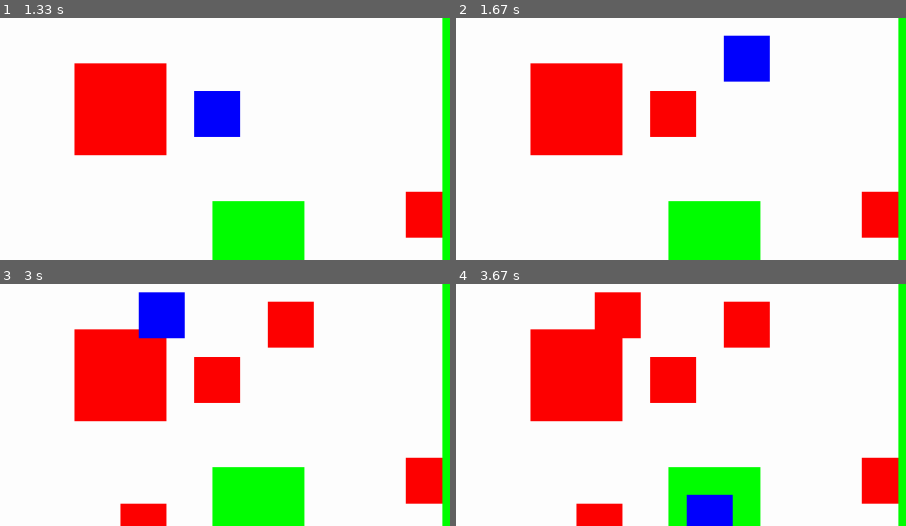
Above: before the commit, frames 1-4 (two rows, left to right).
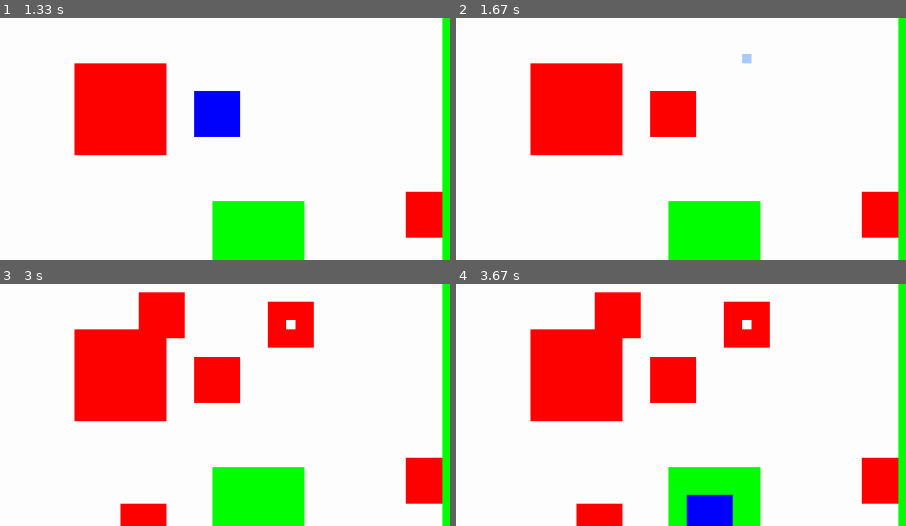
Above: after the commit, the same moments.

Repository: SimonXVB/Pixit
Game: pygame game, started from main.py
Two runs of this game, one before a commit and one after it. Both use one fixed random seed, a clock stepped at 60 frames per second and the inputs below.
Inputs (mouse positions are % of the whole screen's width and height, from its top left):
- Up to frame 1 (1.33 s): click (50, 50) at 0.38 s; tap Y at 0.67 s; click (26, 30) at 1.05 s
- Up to frame 2 (1.67 s): right-click (34, 17) at 1.38 s
- Up to frame 3 (3 s): press the mouse at (34, 17) at 1.7 s; move the mouse to (57, 32) at 1.8 s; release the mouse at (81, 48) at 1.93 s; click (17, 60) at 2.05 s; click (20, 17) at 2.38 s; tap Backspace at 2.67 s
- Up to frame 4 (3.67 s): click (20, 87) at 3.05 s; click (30, 58) at 3.38 s
The pictures show only the part of the screen within x 2-52%, y 10-60%; the shares and areas given below are measured in that part.

Frame 1 is identical in both runs. In frame 2, 2.0% of the frame differs, in the area x 59-70%, y 7-27%; in frame 3, 2.1%, in the area x 30-66%, y 3-23%; in frame 4, less than 0.1%.

Commit message:
fully implemented undo/redo

Diff:
--- a/Classes/draw.py
+++ b/Classes/draw.py
@@ -58,7 +58,7 @@
         coords = self.get_pixel_coords(event)
 
         if coords:
-            self.canvas.undo_redo.compare_coords(coords["start_x"], coords["start_y"], coords["end_x"], coords["end_y"])
+            self.canvas.undo_redo.set_snapshot_rect(coords["start_x"], coords["start_y"], coords["end_x"], coords["end_y"])
 
             pygame.draw.rect(self.canvas.canvas_surface, "red", (coords["start_x"], coords["start_y"], coords["width"], coords["height"]))
             self.canvas.render_canvas()
@@ -67,5 +67,7 @@
         coords = self.get_pixel_coords(event)
 
         if coords:
+            self.canvas.undo_redo.set_snapshot_rect(coords["start_x"], coords["start_y"], coords["end_x"], coords["end_y"])
+
             pygame.draw.rect(self.canvas.canvas_surface, "white", (coords["start_x"], coords["start_y"], coords["width"], coords["height"]))
             self.canvas.render_canvas()
--- a/Classes/pasteBox.py
+++ b/Classes/pasteBox.py
@@ -142,6 +142,12 @@
 
     def commit_paste(self):
         self.canvas.canvas_surface.blit(self.scaled_copied_area, (self.grid_x, self.grid_y))
+
+        self.canvas.undo_redo.create_snapshot({"left": self.grid_x,
+                                               "top": self.grid_y,
+                                               "right": self.grid_x + self.scaled_copied_area.get_width(),
+                                               "bottom": self.grid_y + self.scaled_copied_area.get_height()})
+
         self.clear_paste_box()
 
     def clear_paste_box(self):
--- a/Classes/select.py
+++ b/Classes/select.py
@@ -10,16 +10,16 @@
     def __init__(self, canvas: "canvas.Canvas") -> None:
         self.canvas = canvas
 
-        self.start_x = 0
-        self.start_y = 0
-
-    def begin_select(self):
-        self.clear_select()
-
-        self.start_x = pygame.mouse.get_pos()[0]
-        self.start_y = pygame.mouse.get_pos()[1]
+        self.start_x = None
+        self.start_y = None
 
     def select(self):
+        if not self.start_x or not self.start_y:
+            self.clear_select()
+
+            self.start_x = pygame.mouse.get_pos()[0]
+            self.start_y = pygame.mouse.get_pos()[1]
+
         left = floor((self.start_x - self.canvas.offset_x) / self.canvas.scale)
         top = floor((self.start_y - self.canvas.offset_y) / self.canvas.scale)
         right = ceil((pygame.mouse.get_pos()[0] - self.canvas.offset_x) / self.canvas.scale)
@@ -57,7 +57,10 @@
         self.canvas.render_canvas()
 
     def clear_select(self):
+        self.start_x = None
+        self.start_y = None
         self.canvas.select_coords = {}
+
         self.canvas.temp_surface.fill((0, 0, 0, 0))
         self.canvas.render_canvas()
 
@@ -77,4 +80,10 @@
         delete_area.fill("white")
 
         self.canvas.canvas_surface.blit(delete_area, (self.canvas.select_coords["left"], self.canvas.select_coords["top"]))
+
+        self.canvas.undo_redo.create_snapshot({"left": self.canvas.select_coords["left"],
+                                               "top": self.canvas.select_coords["top"],
+                                               "right": self.canvas.select_coords["right"],
+                                               "bottom": self.canvas.select_coords["bottom"]})
+
         self.clear_select()
--- a/Classes/undoRedo.py
+++ b/Classes/undoRedo.py
@@ -20,9 +20,10 @@
 
         self.current_snapshot_coords = {}
 
-        self.undo_list: list = []
+        self.snapshots: list = []
+        self.redo_snapshots: list = []
 
-    def compare_coords(self, left, top, right, bottom):
+    def set_snapshot_rect(self, left, top, right, bottom):
         if not self.current_snapshot_coords:
             self.current_snapshot_coords = {"left": left,
                                             "top": top,
@@ -39,37 +40,39 @@
                                         "right": new_right,
                                         "bottom": new_bottom}
 
-    def end_snapshot(self):
-        if not self.current_snapshot_coords: return
+    def create_snapshot(self, custom_coords = None):
+        coords = self.current_snapshot_coords if not custom_coords else custom_coords
+        if not coords: return
 
-        snap = self.current_snapshot_coords
+        snapshot = pygame.Surface((coords["right"] - coords["left"], coords["bottom"] - coords["top"]))
+        snapshot.blit(self.canvas.canvas_surface, (0, 0), (coords["left"], coords["top"], coords["right"], coords["bottom"]))
 
-        width = snap["right"] - snap["left"]
-        height = snap["bottom"] - snap["top"]
-
-        snapshot = pygame.Surface((width, height))
-        snapshot.blit(self.canvas.canvas_surface, (0, 0), (snap["left"], snap["top"], snap["right"], snap["bottom"]))
-
-        self.undo_list.append({
-            "x": snap["left"],
-            "y": snap["top"],
+        self.snapshots.append({
+            "x": coords["left"],
+            "y": coords["top"],
             "snapshot": snapshot
         })
-
         self.current_snapshot_coords = {}
+        self.redo_snapshots = []
 
     def undo(self):
-        if len(self.undo_list) <= 0: return
+        if len(self.snapshots) <= 0: return
 
-        self.undo_list.pop()
+        self.redo_snapshots.append(self.snapshots.pop())
+
         self.canvas.canvas_surface.fill("white")
 
-        for i in range(len(self.undo_list)):
-            el = self.undo_list[i]
-
+        for i in range(len(self.snapshots)):
+            el = self.snapshots[i]
             self.canvas.canvas_surface.blit(el["snapshot"], (el["x"], el["y"]))
 
         self.canvas.render_canvas()
 
     def redo(self):
-        pass
+        if len(self.redo_snapshots) <= 0: return
+
+        redo_el = self.redo_snapshots.pop()
+        self.snapshots.append(redo_el)
+
+        self.canvas.canvas_surface.blit(redo_el["snapshot"], (redo_el["x"], redo_el["y"]))
+        self.canvas.render_canvas()
--- a/canvas.py
+++ b/canvas.py
@@ -82,12 +82,12 @@
                 else:
                     if self.paste_box:
                         self.paste_box.commit_paste()
-                    #self.select.begin_select()
                     self.draw.draw(event)
         elif event.button == 2:
             self.zoom_pan.begin_pan()
         elif event.button == 3:
-            self.draw.delete(event)
+            #self.draw.delete(event)
+            self.select.select()
 
     def mouse_motion(self, event):
         if event.buttons == (1, 0, 0):
@@ -102,14 +102,15 @@
         elif event.buttons == (0, 1, 0):
             self.zoom_pan.pan()
         elif event.buttons == (0, 0, 1):
-            self.draw.cursor(event)
-            self.draw.delete(event)
+            # self.draw.cursor(event)
+            # self.draw.delete(event)
+            self.select.select()
         else:
             pass
             self.draw.cursor(event)
 
     def mouse_up(self):
-        self.undo_redo.end_snapshot()
+        self.undo_redo.create_snapshot()
 
         if self.paste_box:
             self.paste_box.stop_moving()
@@ -122,6 +123,8 @@
             self.select.paste()
         elif event.key == pygame.K_z and pygame.key.get_mods() & pygame.KMOD_CTRL:
             self.undo_redo.undo()
+        elif event.key == pygame.K_y and pygame.key.get_mods() & pygame.KMOD_CTRL:
+            self.undo_redo.redo()
         elif event.key == pygame.K_RETURN:
             if self.paste_box:
                 self.paste_box.commit_paste()
